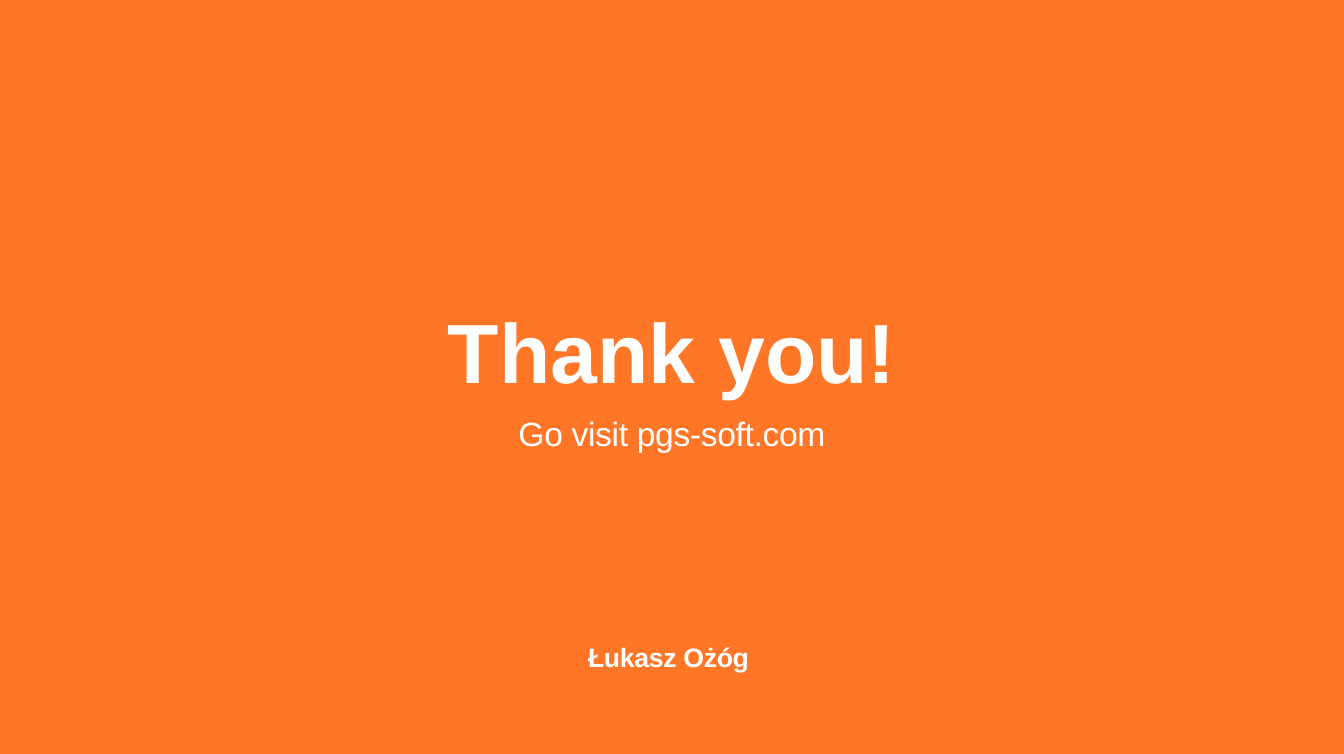
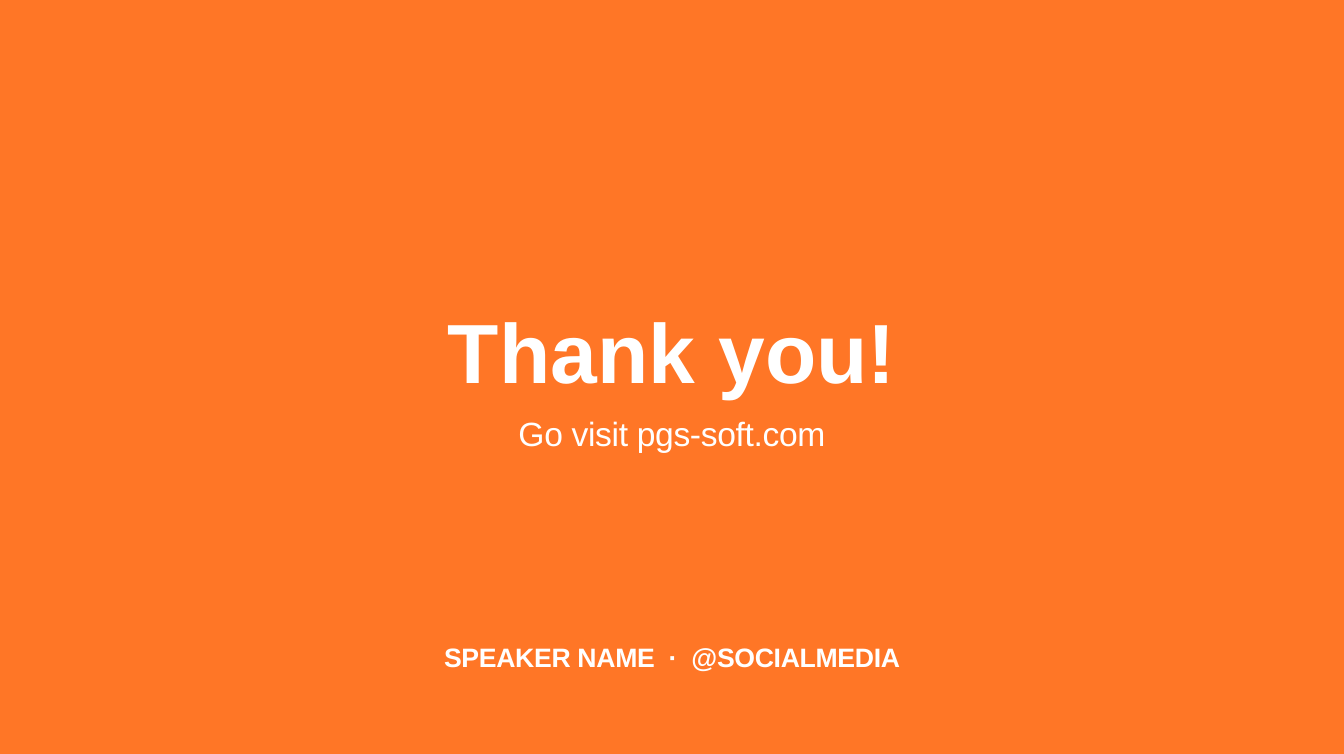
Before and after one commit to Beczka/DevOps, a slide deck: slide 18 of Terraform/Terraform.pptx (slide 17 before the commit). Drawn at 1344x754 pixels with LibreOffice and Linux fonts; fonts in the diff are those of the drawing; background and template pictures are left out. Boxes give left, top, right and bottom in pixels: in the first picture for what was removed or moved away, otherwise in the second. Text is boxed around its words. In the diff, an @@ line names an element or a change of style, - is before the commit and + after.

```diff
--- a/Terraform/Terraform.pptx
+++ b/Terraform/Terraform.pptx
@@ text at (x1=444, y1=648, x2=900, y2=671): text changed @@
-Łukasz Ożóg
+SPEAKER NAME · @SOCIALMEDIA
```
Also in this commit, not shown: 5 other slides changed, 1 slide added, 36 other files.
